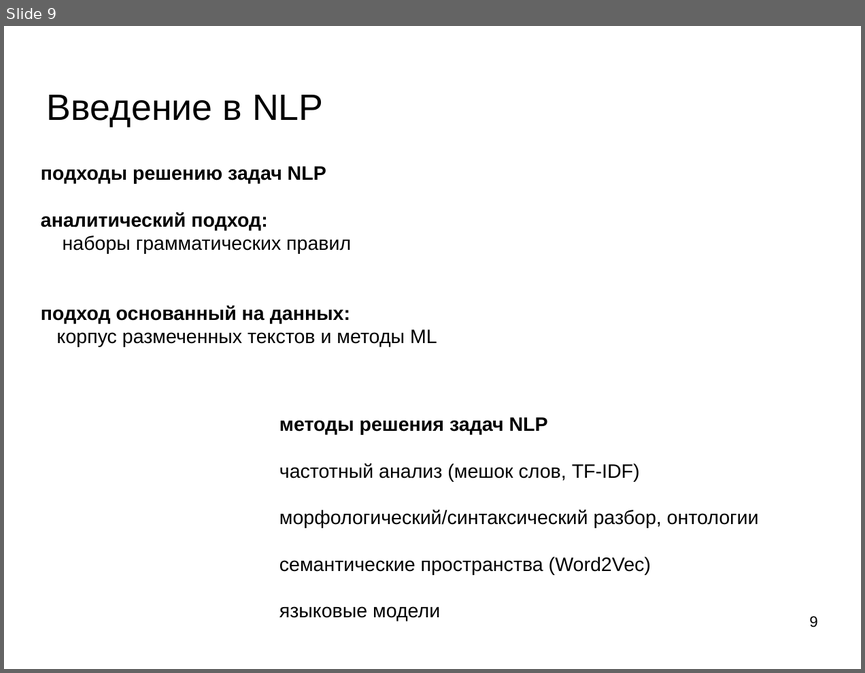
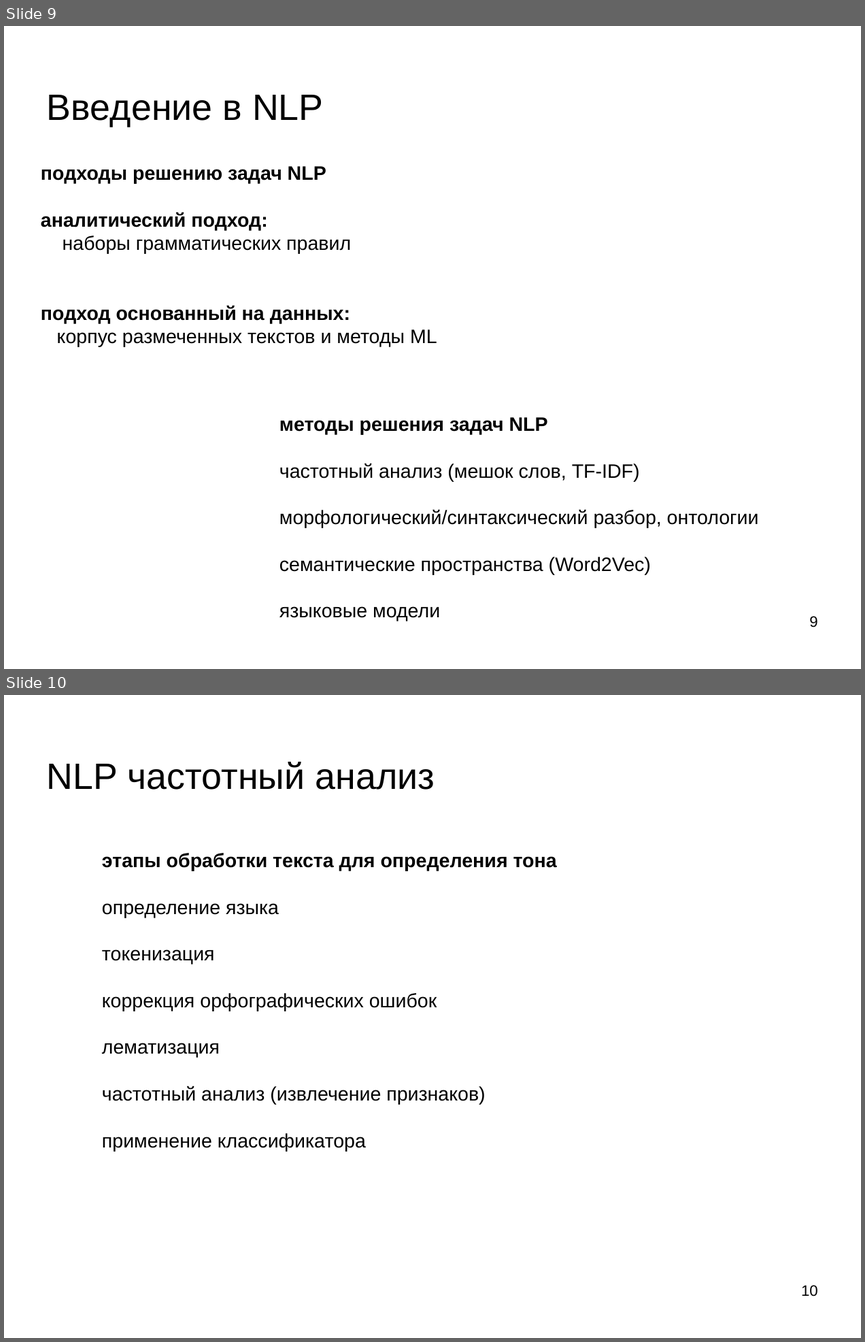
Before and after one commit to mechanoid5/ml_nlp_2022, a slide deck: 01-intro.odp. Shown one above the other, each under a label of ours: slide 9 before the commit, slides 9 and 10 after it. The pictures are 865x673 and 865x1342 pixels, drawn with LibreOffice and Linux fonts; fonts in the diff are those of the drawing; background and template pictures are left out. Boxes give left, top, right and bottom in pixels: in the first picture for what was removed or moved away, otherwise in the second. Text is boxed around its words. In the diff, an @@ line names an element or a change of style, - is before the commit and + after.

```diff
--- a/01-intro.odp
+++ b/01-intro.odp
@@ slide 10 added at [4,695,861,1338], background picture (left out) @@
@@ title added at [47,762,434,790], 33.9 pt, text #000000 @@
+NLP частотный анализ
@@ text added at [102,853,557,1151], 18 pt, text #000000 @@
+этапы обработки текста для определения тона
+определение языка
+токенизация
+коррекция орфографических ошибок
+лематизация
+частотный анализ (извлечение признаков)
+применение классификатора
@@ page number added at [801,1285,818,1296], 14 pt, text #000000 @@
+10
```
Also in this commit, not shown: 1 slide changed, 2 other slides added, 6 other files.
